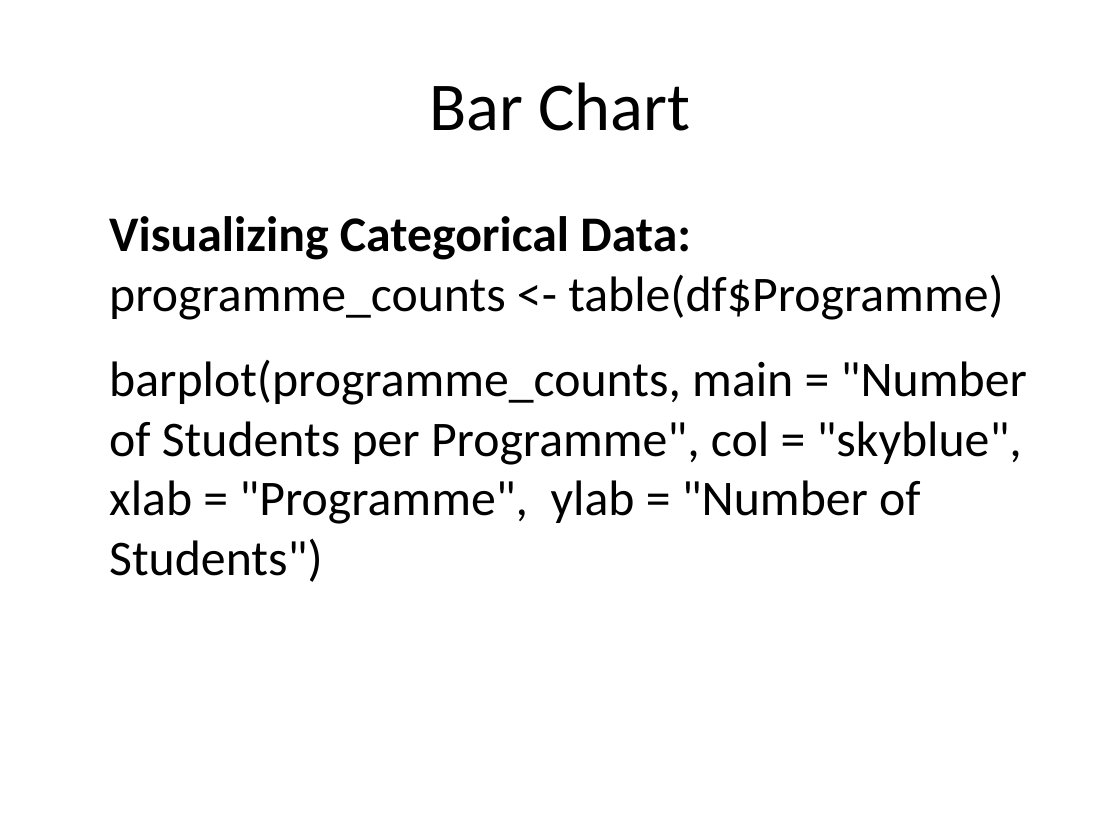
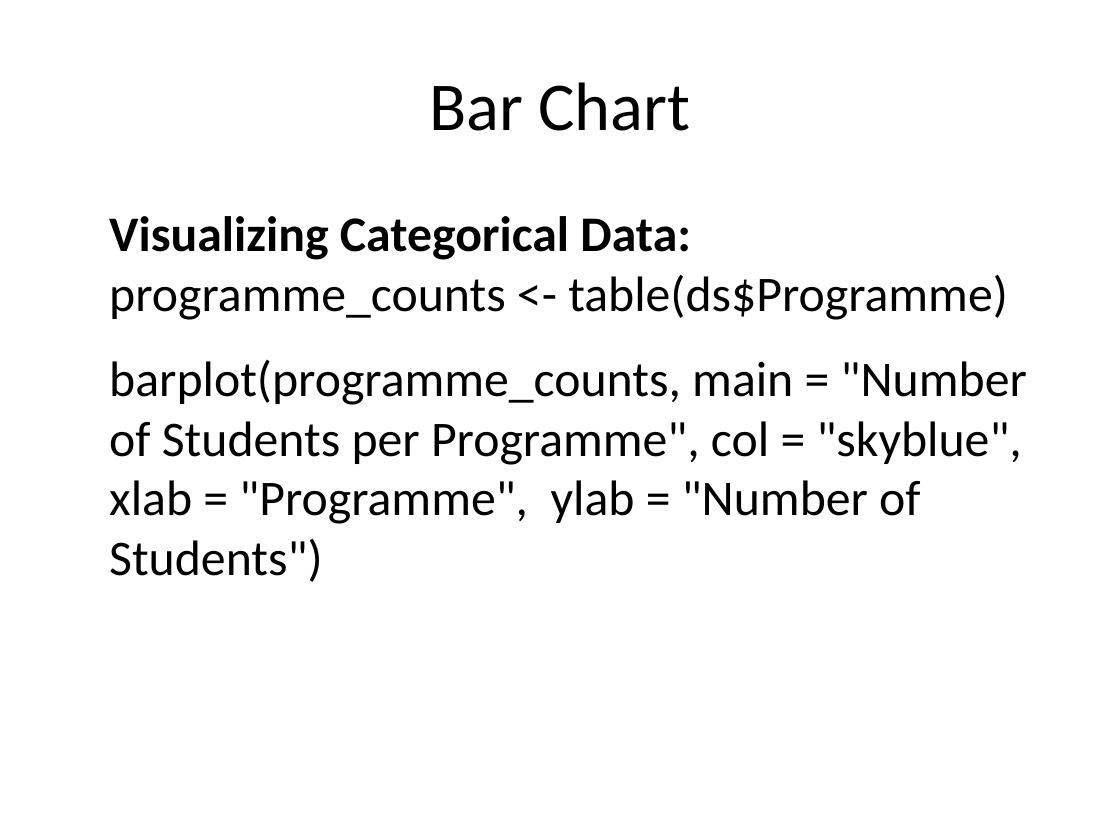
Before and after one commit to lacksinho/r-training-intro-visualization, a slide deck: slide 7 of Visualization_Techniques_with_R.pptx. Drawn at 1120x840 pixels with LibreOffice and Linux fonts; fonts in the diff are those of the drawing. Boxes give left, top, right and bottom in pixels: in the first picture for what was removed or moved away, otherwise in the second. Text is boxed around its words. In the diff, an @@ line names an element or a change of style, - is before the commit and + after.

```diff
--- a/Visualization_Techniques_with_R.pptx
+++ b/Visualization_Techniques_with_R.pptx
@@ text at (109,216,1008,320): text changed @@
-Visualizing Categorical Data: programme_counts <- table(df$Programme)
+Visualizing Categorical Data: programme_counts <- table(ds$Programme)
```
Also in this commit, not shown: 7 other slides changed, 1 slide added, 2 slides removed, 2 other files.
